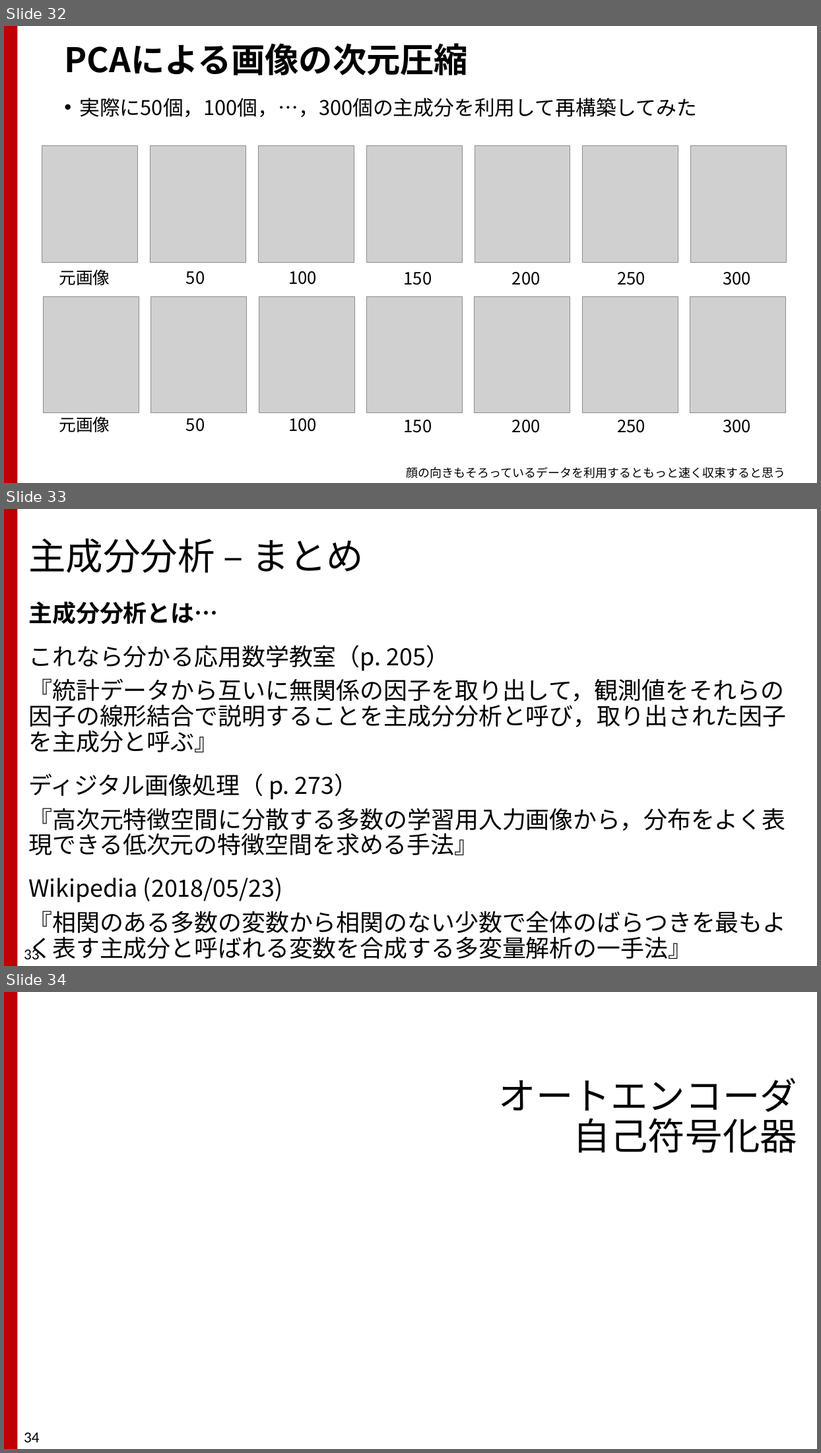
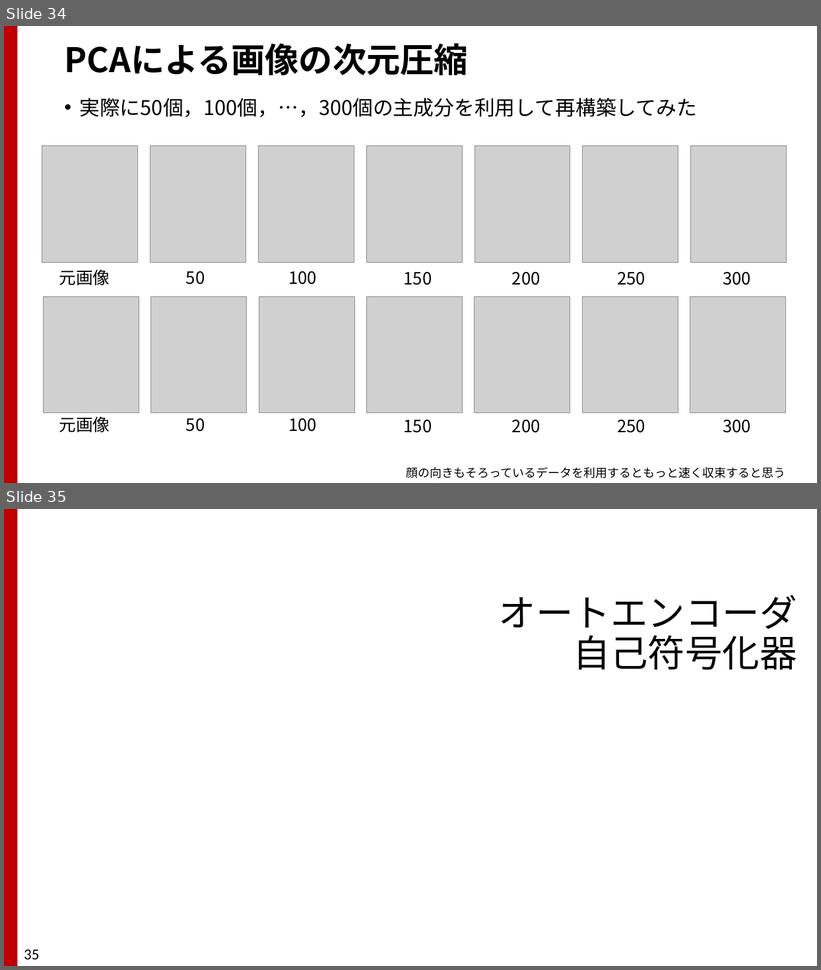
Before and after one commit to TakashiIjiri/TakashiIjiri.github.io, a slide deck: classes/dm2020_2/dm6.pptx. Shown one above the other, each under a label of ours: slides 32, 33 and 34 before the commit, slides 34 and 35 after it. The pictures are 821x1453 and 821x970 pixels, drawn with LibreOffice and Linux fonts; fonts in the diff are those of the drawing; grey boxes stand for pictures. Boxes give left, top, right and bottom in pixels: in the first picture for what was removed or moved away, otherwise in the second. Text is boxed around its words. In the diff, an @@ line names an element or a change of style, - is before the commit and + after.

```diff
--- a/classes/dm2020_2/dm6.pptx
+++ b/classes/dm2020_2/dm6.pptx
@@ slide 33 removed at <box>4,509,817,966</box>, background #FFFFFF; not listed: 1 template element that a slide beside it also shows @@
@@ title removed at <box>28,538,364,573</box> @@
-主成分分析 – まとめ
@@ text removed at <box>28,601,786,960</box> @@
-主成分分析とは…
-これなら分かる応用数学教室（p. 205）
-『統計データから互いに無関係の因子を取り出して，観測値をそれらの因子の線形結合で説明することを主成分分析と呼び，取り出された因子を主成分と呼ぶ』
-ディジタル画像処理（ p. 273）
-『高次元特徴空間に分散する多数の学習用入力画像から，分布をよく表現できる低次元の特徴空間を求める手法』
-Wikipedia (2018/05/23)
-『相関のある多数の変数から相関のない少数で全体のばらつきを最もよく表す主成分と呼ばれる変数を合成する多変量解析の一手法』
@@ page number removed at <box>24,947,39,960</box> @@
-33
@@ what was slide 32 is now slide 34 @@
@@ what was slide 34 is now slide 35 @@
@@ page number at <box>24,950,39,960</box>: text changed @@
-34
+35
```
Also in this commit, not shown: 11 slides changed, 2 slides added, 3 other files.
